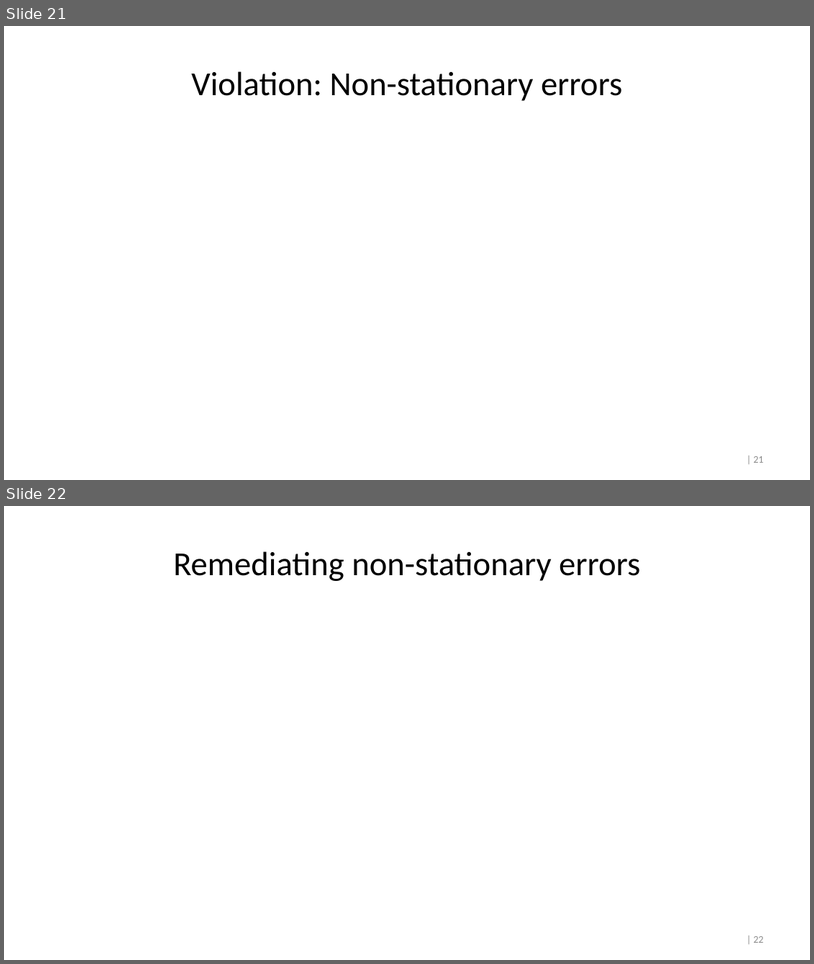
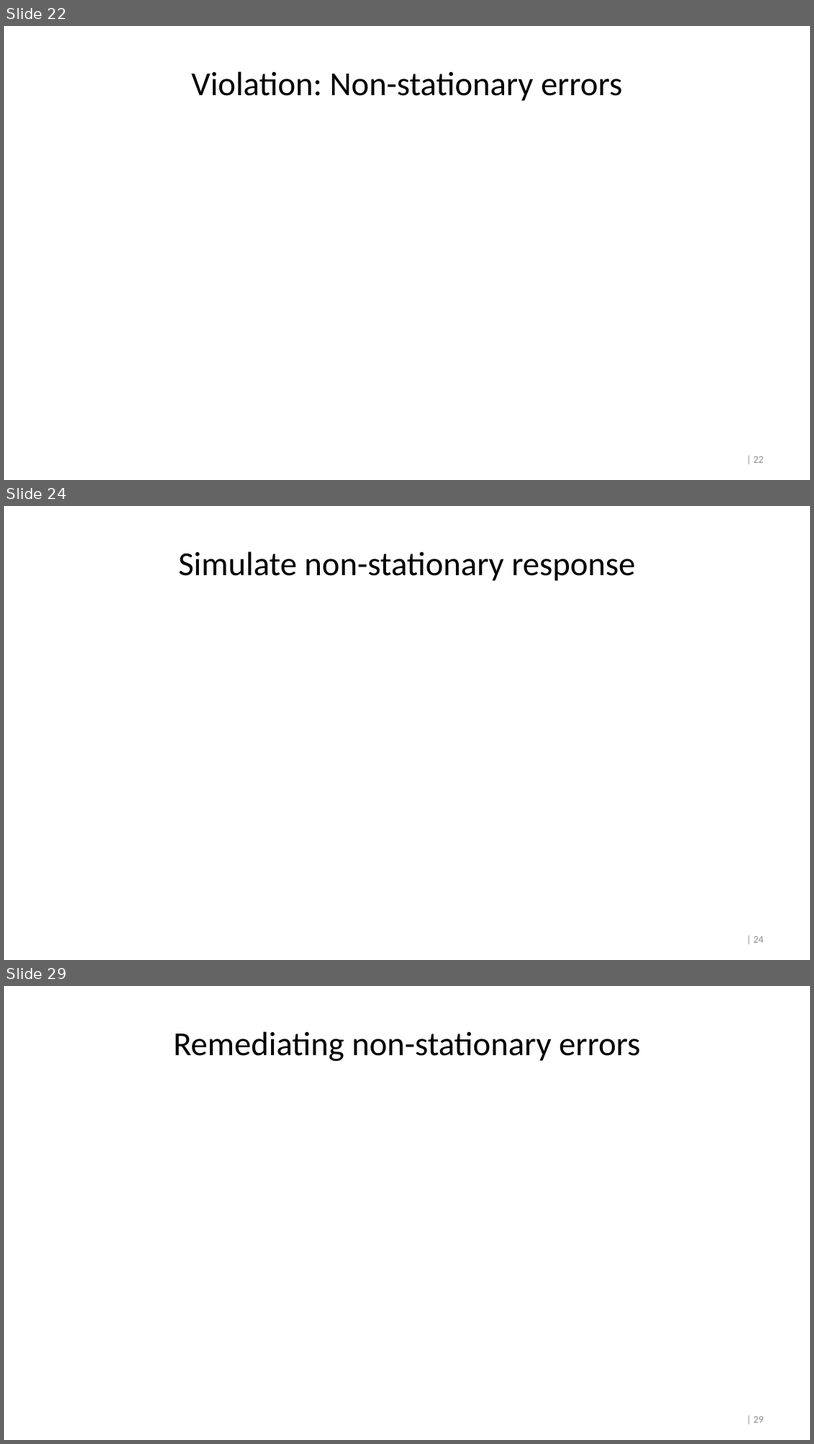
Before and after one commit to crossxwill/Northwestern_MSIA_2022, a slide deck: time_series_regression.pptx. Shown one above the other, each under a label of ours: slides 21 and 22 before the commit, slides 22, 24 and 29 after it; the slides between them are not shown. The pictures are 814x964 and 814x1444 pixels, drawn with LibreOffice and Linux fonts; fonts in the diff are those of the drawing. Boxes give left, top, right and bottom in pixels: in the first picture for what was removed or moved away, otherwise in the second. Text is boxed around its words. In the diff, an @@ line names an element or a change of style, - is before the commit and + after.

Commit message:
enhancements
added equation for test set RMSE. added slides for non-stationary time series.

```diff
--- a/time_series_regression.pptx
+++ b/time_series_regression.pptx
@@ slide 24 added at bbox=[4, 506, 810, 960], background #FFFFFF; not listed: 1 template element that a slide beside it also shows @@
@@ title added at bbox=[178, 551, 635, 581], 40 pt, text #000000 @@
+Simulate non-stationary response
@@ what was slide 21 is now slide 22 @@
@@ page number at bbox=[754, 456, 764, 462]: text changed @@
-| 21
+| 22
@@ what was slide 22 is now slide 29 @@
@@ page number at bbox=[754, 1416, 764, 1422]: text changed @@
-| 22
+| 29
```
Also in this commit, not shown: 2 slides changed, 6 other slides added, 1 other file.
